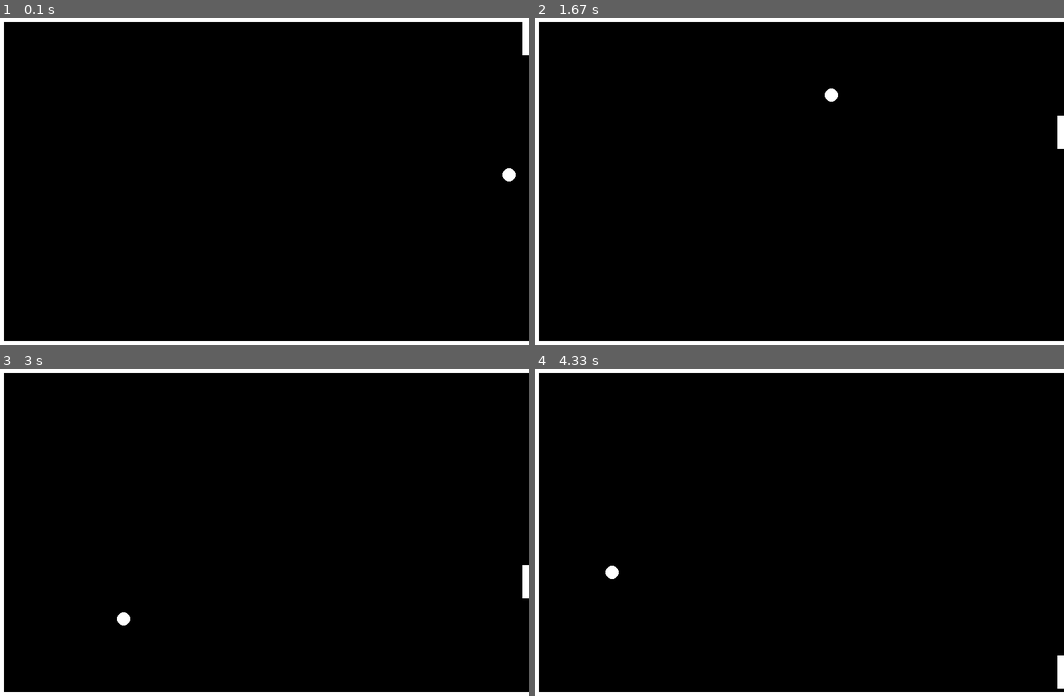
Above: before the commit, frames 1-4 (two rows, left to right).
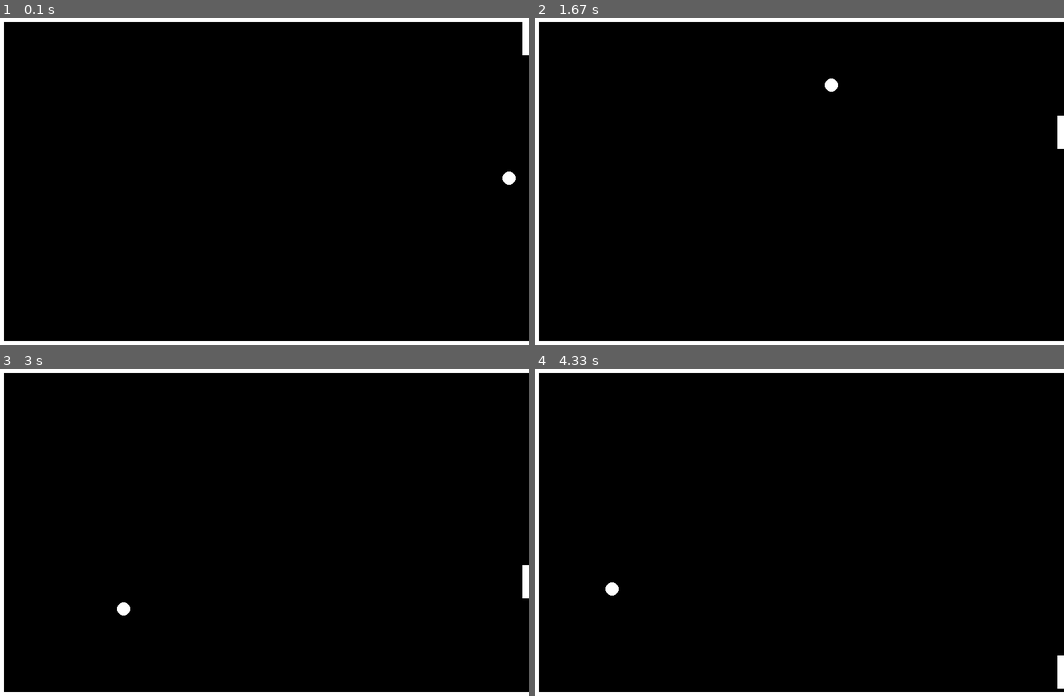
Above: after the commit, the same moments.

Repository: OliverWBurke/pygame-learning
Game: pygame game, started from main.py
The game is run twice, just before and just after one commit, with the same random seed, the same clock (stepped at 60 frames per second) and the same inputs.
Inputs (mouse positions are in pixels of both pictures, inside the frame that each line leads up to):
- Up to frame 1 (0.1 s): no input
- Up to frame 2 (1.67 s): click (799, 181) at 0.4 s; click (852, 256) at 0.73 s; click (995, 299) at 1.07 s; click (672, 116) at 1.4 s
- Up to frame 3 (3 s): click (264, 571) at 1.73 s; click (190, 463) at 2.07 s; click (449, 620) at 2.4 s; click (89, 565) at 2.73 s
- Up to frame 4 (4.33 s): click (640, 467) at 3.07 s; click (672, 591) at 3.4 s; click (989, 607) at 3.73 s; click (635, 656) at 4.07 s

The runs differ from the first frame. In frame 1, less than 0.1% of the frame differs, in the area x 94-98%, y 45-52%; in frame 2, 0.1%; in frame 3, 0.1%; in frame 4, 0.2%, in the area x 13-16%, y 60-70%.

Commit message:
move game to separate class

Diff:
--- a/main.py
+++ b/main.py
@@ -1,7 +1,79 @@
 from time import sleep
+import random
 import logging
 import argparse
 import pygame
+
+
+class Game:
+    def __init__(self):
+        self.SCREEN_WIDTH = 800
+        self.SCREEN_HEIGHT = 500
+        self.BORDER_WIDTH = 10
+        self.BACKGROUND_COLOUR = "Black"
+        self.FOREGROUND_COLOUR = "White"
+        self.status = "playing"
+        self.score = 0
+        self.screen = self.get_screen()
+        self.draw_borders()
+        self.paddle = Paddle(self)
+        self.balls = []
+        self.balls.append(Ball(self))
+
+    def get_screen(self):
+        return pygame.display.set_mode((self.SCREEN_WIDTH, self.SCREEN_HEIGHT))
+
+    def add_score(self):
+        self.score += 1
+
+    def draw_borders(self):
+        border_colour = pygame.Color(self.FOREGROUND_COLOUR)
+        borders = [
+            ((0, 0), (self.SCREEN_WIDTH, self.BORDER_WIDTH)),
+            ((0, 0), (self.BORDER_WIDTH, self.SCREEN_HEIGHT)),
+            (
+                (0, self.SCREEN_HEIGHT - self.BORDER_WIDTH),
+                (self.SCREEN_WIDTH, self.BORDER_WIDTH),
+            ),
+        ]
+
+        for border in borders:
+            pygame.draw.rect(self.screen, border_colour, pygame.Rect(border))
+        pygame.display.flip()
+
+    def update(self):
+        for ball in self.balls:
+            ball.update()
+            self.paddle.update()
+            ball.check_paddle(self.paddle)
+
+    def game_over(self, text_string="Game Over!"):
+        self.status = "game over"
+        margin = 50
+        font = pygame.font.SysFont(None, 24)
+        text = font.render(text_string, True, pygame.Color("RED"))
+        text_height = text.get_height()
+        text_width = text.get_width()
+        self.screen.blit(
+            text,
+            (
+                (self.SCREEN_WIDTH / 2 - text_width / 2),
+                (self.SCREEN_HEIGHT / 2) - (text_height / 2),
+            ),
+        )
+        box_width = text_width + margin + self.BORDER_WIDTH
+        box_height = text_height + margin + self.BORDER_WIDTH
+        game_over_rect = pygame.Rect(
+            (
+                (self.SCREEN_WIDTH / 2 - box_width / 2),
+                (self.SCREEN_HEIGHT / 2) - (box_height / 2),
+            ),
+            (box_width, box_height),
+        )
+        pygame.draw.rect(
+            self.screen, pygame.Color("White"), game_over_rect, self.BORDER_WIDTH,
+        )
+        pygame.display.update()
 
 
 class Ball:
@@ -10,43 +82,65 @@
         game_setup,
         x_position=None,
         y_position=None,
+        random_pos=False,
         x_velocity=10,
         y_velocity=10,
         radius=10,
     ):
         self.game_setup = game_setup
-        self.screen = game_setup["screen"]
+        self.screen = game_setup.screen
+        self.radius = radius
+        self.set_position(x_position, y_position, random_pos)
+        self.x_velocity = -x_velocity
+        self.y_velocity = -y_velocity
+        self.colour = pygame.Color(game_setup.FOREGROUND_COLOUR)
+        self.bg_colour = pygame.Color(game_setup.BACKGROUND_COLOUR)
+        self.border_and_ball_width = self.game_setup.BORDER_WIDTH + self.radius
+        self.show()
+
+    def set_position(self, x_position, y_position, random_pos=False):
+
         if x_position and y_position:
             self.x_position = x_position
             self.y_position = y_position
+        elif random_pos:
+            self.x_position = (
+                random.randrange(self.game_setup.SCREEN_WIDTH)
+                - self.radius
+                - self.game_setup.BORDER_WIDTH
+            )
+            self.y_position = random.randrange(
+                self.game_setup.BORDER_WIDTH + self.radius,
+                self.game_setup.SCREEN_HEIGHT - self.game_setup.BORDER_WIDTH,
+            )
         else:
             logging.debug(
-                "Position parameters provided, putting ball in default position"
+                "Position parameters not provided, putting ball in default position"
             )
             self.x_position = (
-                game_setup["SCREEN_WIDTH"] - radius - game_setup["BORDER_WIDTH"]
-            )
-            self.y_position = int(game_setup["SCREEN_HEIGHT"] / 2)
-        self.x_velocity = -x_velocity
-        self.y_velocity = -y_velocity
-        self.radius = radius
-        self.colour = pygame.Color(game_setup["FOREGROUND_COLOUR"])
-        self.bg_colour = pygame.Color(game_setup["BACKGROUND_COLOUR"])
-        self.border_and_ball_width = self.game_setup["BORDER_WIDTH"] + self.radius
+                self.game_setup.SCREEN_WIDTH
+                - self.radius
+                - self.game_setup.BORDER_WIDTH
+            )
+            self.y_position = int(self.game_setup.SCREEN_HEIGHT / 2)+5
 
     def get_coordinates(self):
         return self.x_position, self.y_position
 
     def touching_border(self):
-
+        touching = False
         if self.x_position <= self.border_and_ball_width:
             self.x_velocity = self.x_velocity * -1
+            touching = True
         if (
             self.y_position <= self.border_and_ball_width
             or self.y_position
-            >= self.game_setup["SCREEN_HEIGHT"] - self.border_and_ball_width
+            >= self.game_setup.SCREEN_HEIGHT - self.border_and_ball_width
         ):
             self.y_velocity = self.y_velocity * -1
+            touching = True
+        if touching:
+            self.game_setup.draw_borders()
 
     def show(self):
         pygame.draw.circle(
@@ -61,17 +155,15 @@
         pygame.display.flip()
 
     def update(self):
-
         self.hide()
+        self.touching_border()
         self.x_position = self.x_position + self.x_velocity
         self.y_position = self.y_position + self.y_velocity
-        self.touching_border()
         self.show()
 
     def check_paddle(self, paddle):
         if self.x_position < self.screen.get_width() - self.border_and_ball_width:
             logging.debug("ball in play")
-            return 0
         else:
             logging.info("Ball at end")
             paddle_top, paddle_bottom = paddle.get_position()
@@ -80,22 +172,22 @@
             ):
                 self.x_velocity = self.x_velocity * -1
                 logging.info("Hit - Add Score")
-                return 1
+                self.game_setup.add_score()
             else:
                 logging.info("Missed - Game Over")
-                self.game_setup["status"] = "game over"
-                return 0
+                self.game_setup.game_over()
 
 
 class Paddle:
     def __init__(self, game_setup):
-        self.screen = game_setup["screen"]
-        self.width = game_setup["BORDER_WIDTH"]
+        self.screen = game_setup.screen
+        self.width = game_setup.BORDER_WIDTH
         self.height = int(self.screen.get_height() / 10)
         self.x_position = self.screen.get_width() - self.width
         self.y_position = (self.screen.get_height() / 2) - (self.height / 2)
-        self.colour = pygame.Color(game_setup["FOREGROUND_COLOUR"])
-        self.bg_colour = pygame.Color(game_setup["BACKGROUND_COLOUR"])
+        self.colour = pygame.Color(game_setup.FOREGROUND_COLOUR)
+        self.bg_colour = pygame.Color(game_setup.BACKGROUND_COLOUR)
+        self.show()
 
     def get_position(self):
         top = self.y_position
@@ -120,54 +212,6 @@
         if self.y_position > self.screen.get_height() - self.height - self.width:
             self.y_position = self.screen.get_height() - self.height - self.width
         self.show()
-
-
-def game_over(game_setup, text_string="Game Over!"):
-
-    margin = 50
-    font = pygame.font.SysFont(None, 24)
-    text = font.render(text_string, True, pygame.Color("RED"))
-    text_height = text.get_height()
-    text_width = text.get_width()
-    game_setup["screen"].blit(
-        text,
-        (
-            (game_setup["SCREEN_WIDTH"] / 2 - text_width / 2),
-            (game_setup["SCREEN_HEIGHT"] / 2) - (text_height / 2),
-        ),
-    )
-    box_width = text_width + margin + game_setup["BORDER_WIDTH"]
-    box_height = text_height + margin + game_setup["BORDER_WIDTH"]
-    game_over_rect = pygame.Rect(
-        (
-            (game_setup["SCREEN_WIDTH"] / 2 - box_width / 2),
-            (game_setup["SCREEN_HEIGHT"] / 2) - (box_height / 2),
-        ),
-        (box_width, box_height),
-    )
-    pygame.draw.rect(
-        game_setup["screen"],
-        pygame.Color("White"),
-        game_over_rect,
-        game_setup["BORDER_WIDTH"],
-    )
-    pygame.display.update()
-
-
-def draw_borders(game_setup):
-    border_colour = pygame.Color(game_setup["FOREGROUND_COLOUR"])
-    borders = [
-        ((0, 0), (game_setup["SCREEN_WIDTH"], game_setup["BORDER_WIDTH"])),
-        ((0, 0), (game_setup["BORDER_WIDTH"], game_setup["SCREEN_HEIGHT"])),
-        (
-            (0, game_setup["SCREEN_HEIGHT"] - game_setup["BORDER_WIDTH"]),
-            (game_setup["SCREEN_WIDTH"], game_setup["BORDER_WIDTH"]),
-        ),
-    ]
-
-    for border in borders:
-        pygame.draw.rect(game_setup["screen"], border_colour, pygame.Rect(border))
-    pygame.display.flip()
 
 
 def parse_args():
@@ -190,39 +234,20 @@
         logging.basicConfig(level=logging.INFO)
     pygame.init()
 
-    game_setup = {
-        "score": 0,
-        "SCREEN_WIDTH": 800,
-        "SCREEN_HEIGHT": 500,
-        "BORDER_WIDTH": 10,
-        "BACKGROUND_COLOUR": "Black",
-        "FOREGROUND_COLOUR": "White",
-        "status": "playing",
-    }
-    game_setup["screen"] = pygame.display.set_mode(
-        (game_setup["SCREEN_WIDTH"], game_setup["SCREEN_HEIGHT"])
-    )
-    draw_borders(game_setup)
-    ball = Ball(game_setup)
-    ball.show()
-    paddle = Paddle(game_setup)
-    paddle.show()
-
-    while game_setup["status"] == "playing":
+    game_setup = Game()
+
+    while game_setup.status == "playing":
         e = pygame.event.poll()
         if e.type == pygame.QUIT:
             break
         sleep(0.05)
-        ball.update()
-        paddle.update()
-        score_update = ball.check_paddle(paddle)
-        game_setup["score"] += score_update
-        logging.info(f"Score is {game_setup['score']}")
-        if game_setup["status"] == "game over":
-            game_over(game_setup)
-
-    while game_setup["status"] == "game over":
+        game_setup.update()
+        logging.info(f"Score is {game_setup.score}")
+
+    while game_setup.status == "game over":
         e = pygame.event.poll()
+        if e.type == pygame.QUIT:
+            break
         if e.type == pygame.KEYDOWN:
             break
 
